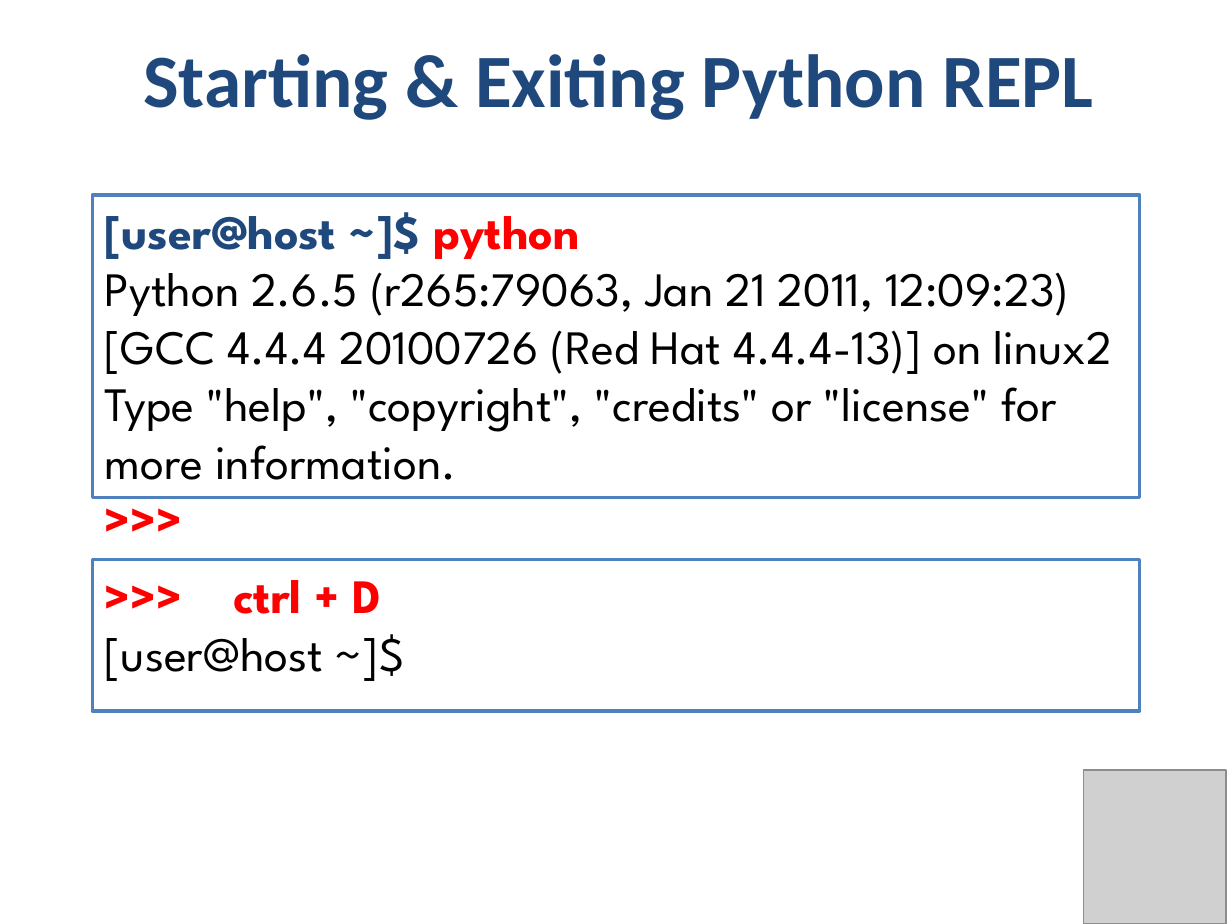
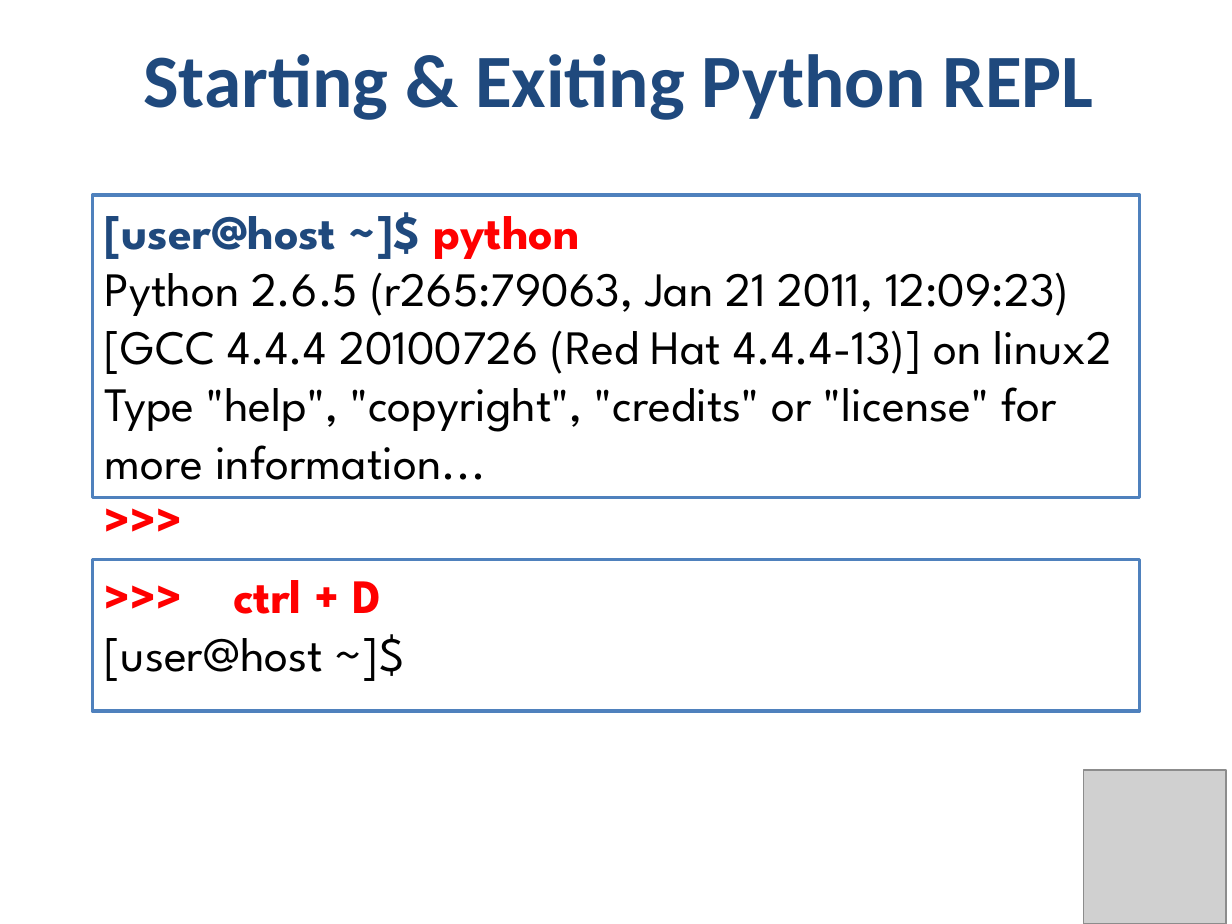
Before and after one commit to phonedude/cs532-s17, a slide deck: slide 9 of slides/week-02-python.pptx. Drawn at 1232x924 pixels with LibreOffice and Linux fonts; fonts in the diff are those of the drawing; grey boxes stand for pictures. Boxes give left, top, right and bottom in pixels: in the first picture for what was removed or moved away, otherwise in the second. Text is boxed around its words. In the diff, an @@ line names an element or a change of style, - is before the commit and + after.

```diff
--- a/slides/week-02-python.pptx
+++ b/slides/week-02-python.pptx
@@ text at (105, 387, 1057, 480): text changed @@
-Type "help", "copyright", "credits" or "license" for more information.
+Type "help", "copyright", "credits" or "license" for more information...
```
Also in this commit, not shown: 15 other slides changed, 1 other file.
